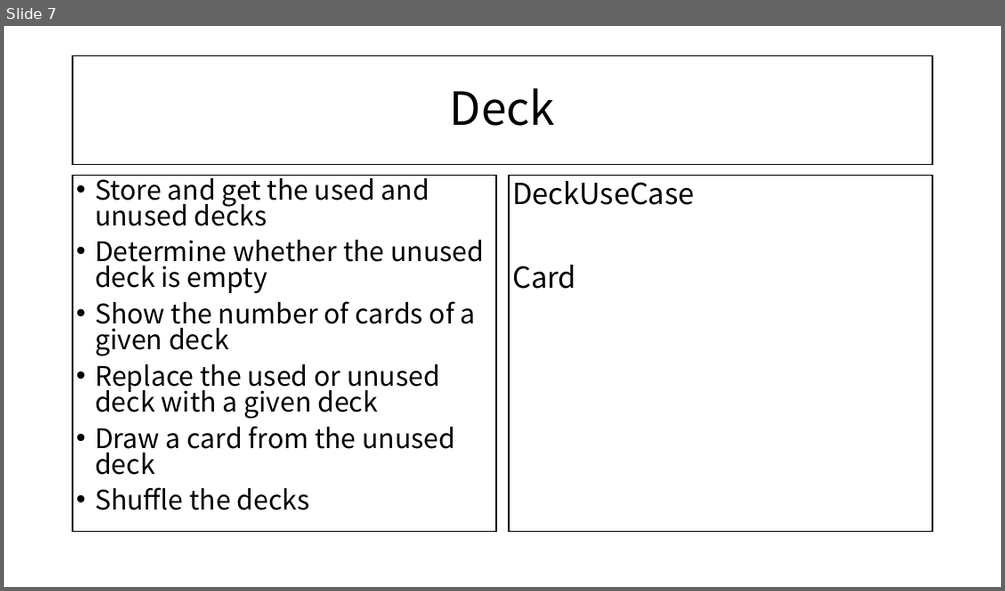
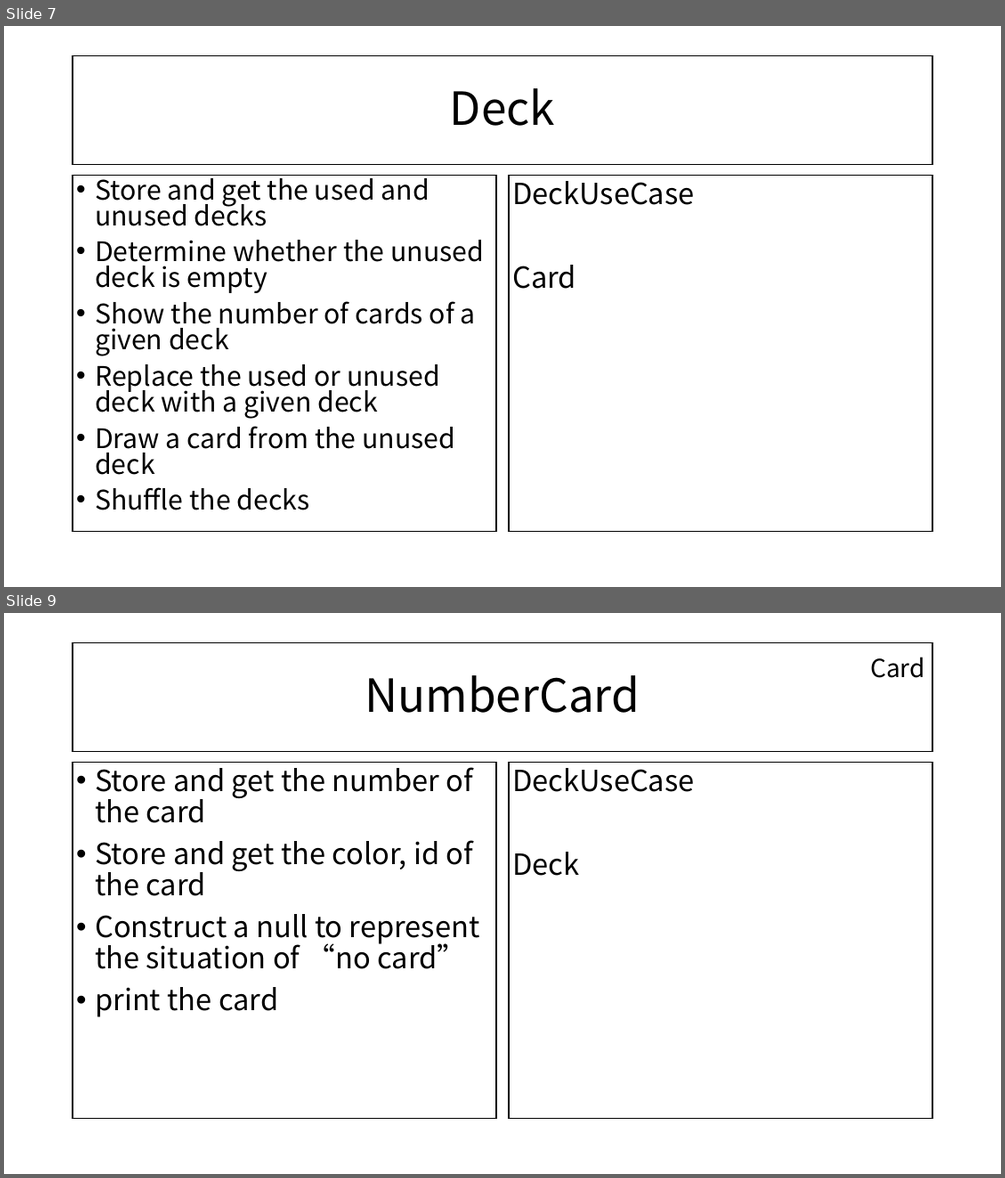
Before and after one commit to CSC207-UofT/course-project-bugwatcher_group036, a slide deck: phase0/CRC MODEL.pptx. Shown one above the other, each under a label of ours: slide 7 before the commit, slides 7 and 9 after it; the slides between them are not shown. The pictures are 1005x591 and 1005x1178 pixels, drawn with LibreOffice and Linux fonts; fonts in the diff are those of the drawing. Boxes give left, top, right and bottom in pixels: in the first picture for what was removed or moved away, otherwise in the second. Text is boxed around its words. In the diff, an @@ line names an element or a change of style, - is before the commit and + after.

```diff
--- a/phase0/CRC MODEL.pptx
+++ b/phase0/CRC MODEL.pptx
@@ slide 9 added at box(4, 613, 1001, 1174), background #FFFFFF @@
@@ title added at box(73, 643, 933, 751), fill #FFFFFF, outline #000000 1 pt, 44 pt, text #000000 @@
+NumberCard
@@ text added at box(870, 657, 925, 678), 24 pt, text #000000 @@
+Card
@@ text added at box(73, 763, 497, 1119), fill #FFFFFF, outline #000000 1 pt, 28 pt, text #000000 @@
+• Store and get the number of the card
+• Store and get the color, id of the card
+• Construct a null to represent the situation of “no card”
+• print the card
@@ rectangle added at box(509, 763, 933, 1119), fill #FFFFFF, outline #000000 1 pt, 28 pt, text #000000 @@
+DeckUseCase
+Deck
```
Also in this commit, not shown: 1 slide changed, 1 other slide added, 4 other files.
